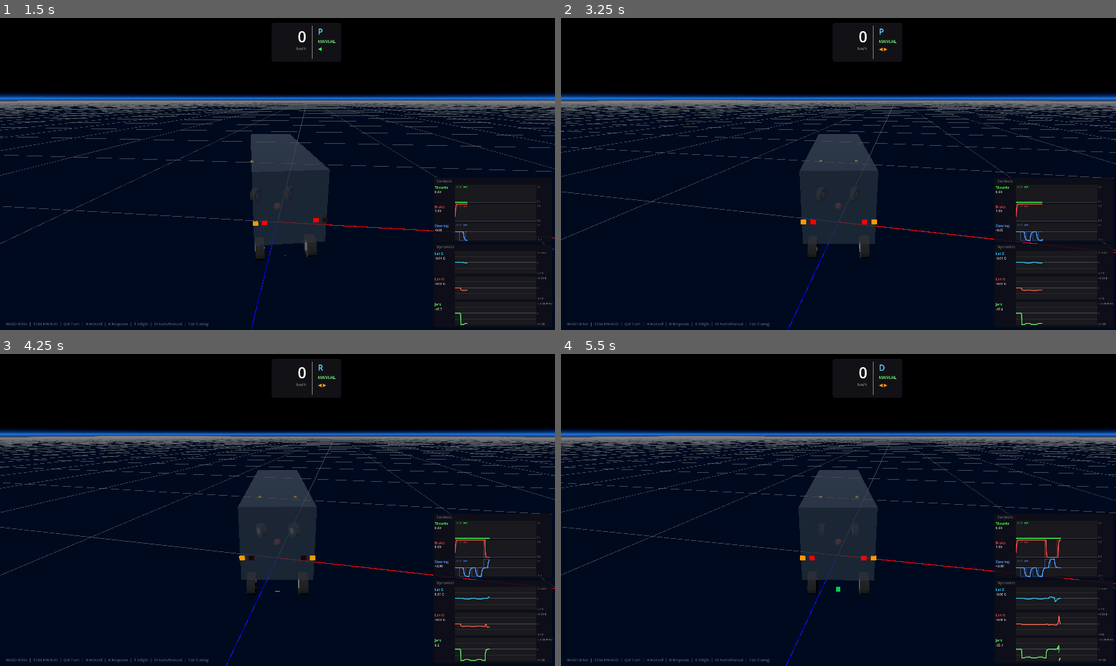
Above: before the commit, frames 1-4 (two rows, left to right).
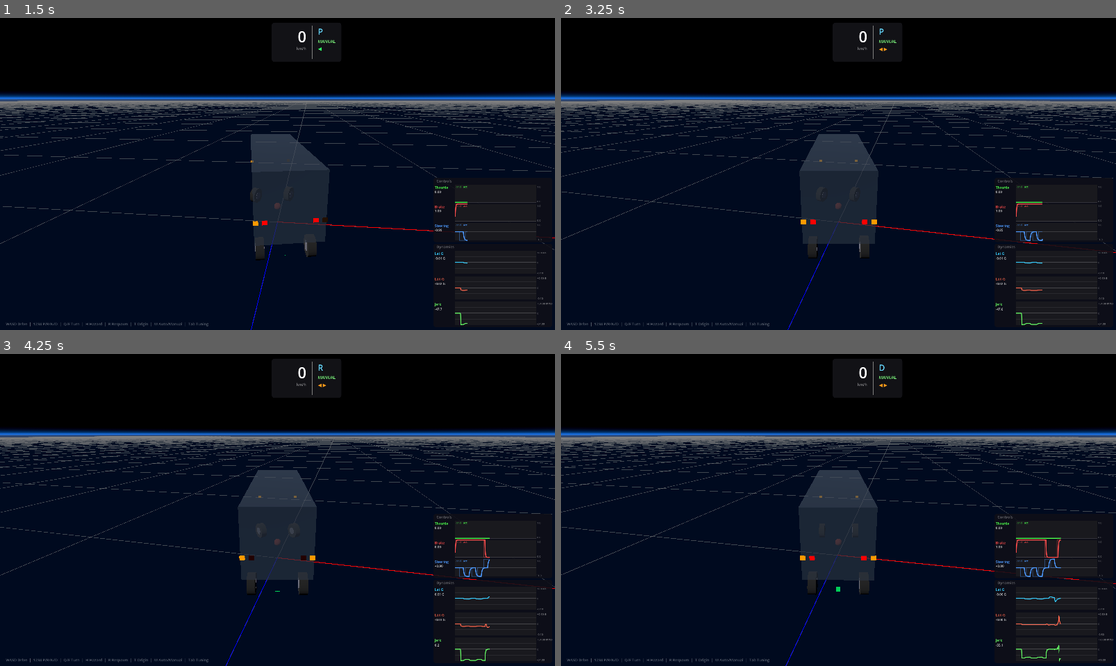
Above: after the commit, the same moments.

Repository: yukkysaito/godot_based_autoware_planning_simulator
Game: Godot game, scene res://main.tscn
The game is run twice, just before and just after one commit, with the same random seed, the same clock (stepped at 60 frames per second) and the same inputs.
Inputs (mouse positions are in pixels of both pictures, inside the frame that each line leads up to):
- Up to frame 1 (1.5 s): tap Enter at 0.5 s; move the mouse to (399, 158) at 0.52 s; hold D 0.53-1.25 s; tap Q at 0.6 s; click (399, 158) at 0.67 s; drag from (166, 189) to (249, 236) at 1.27 s
- Up to frame 2 (3.25 s): move the mouse to (894, 105) at 2.02 s; hold D 2.03-2.75 s; tap H at 2.1 s; drag from (810, 236) to (672, 127) at 2.77 s
- Up to frame 3 (4.25 s): move the mouse to (444, 556) at 3.52 s; hold A from 3.53 s (still down); hold 2 from 3.53 s (still down)
- Up to frame 4 (5.5 s): release A at 4.25 s; release 2 at 4.25 s; drag from (672, 463) to (755, 432) at 4.27 s; move the mouse to (866, 510) at 5.02 s; hold S from 5.03 s (still down); hold 4 from 5.03 s (still down); click (866, 510) at 5.17 s

Frame 1 is identical in both runs. In frame 2, less than 0.1% of the frame differs, in the area x 1-100%, y 27-72%; in frame 3, less than 0.1%; in frame 4, less than 0.1%, in the area x 0-100%, y 27-99%.

Commit message:
Increase understeer gradient from 0.03 to 0.07
Co-Authored-By: Claude Opus 4.6 (1M context) <noreply@anthropic.com>

Diff:
--- a/car.gd
+++ b/car.gd
@@ -47,7 +47,7 @@
 @export var engine_braking_force: float = 20.0
 
 @export_group("Tire Model")
-@export var understeer_gradient: float = 0.03            ## Understeer gradient [rad/(m/s²)]. Higher = more understeer at speed
+@export var understeer_gradient: float = 0.07            ## Understeer gradient [rad/(m/s²)]. Higher = more understeer at speed
 @export var drivetrain_efficiency: float = 0.7           ## Compensates for VehicleBody3D tire model transmission losses
 
 @export_group("Suspension")
